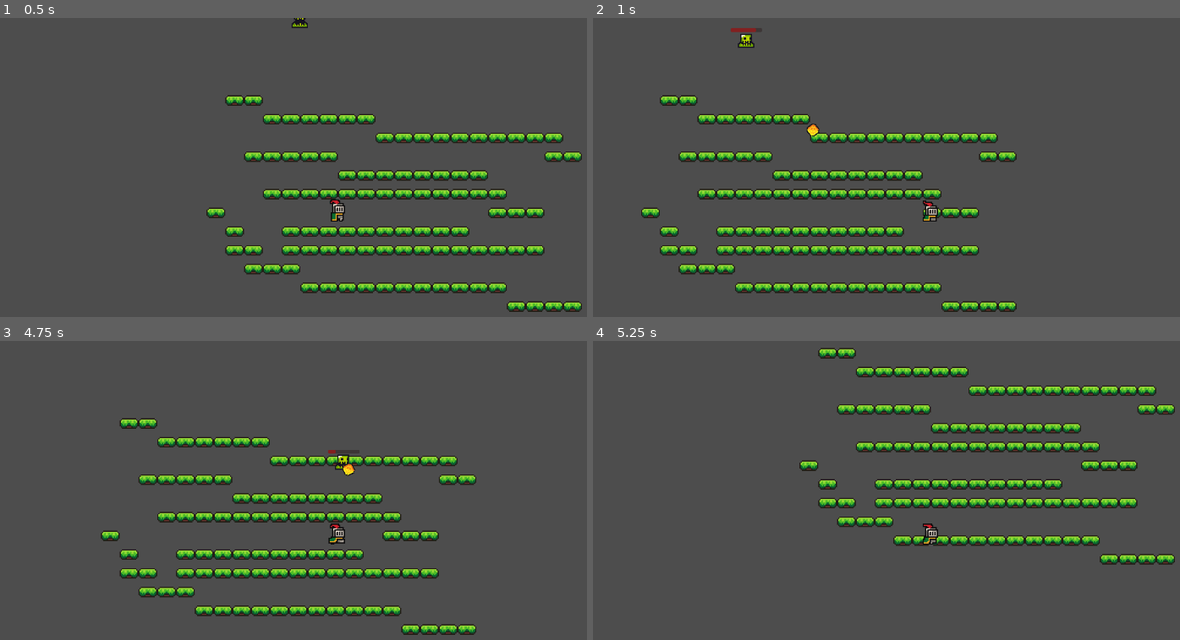
Above: before the commit, frames 1-4 (two rows, left to right).
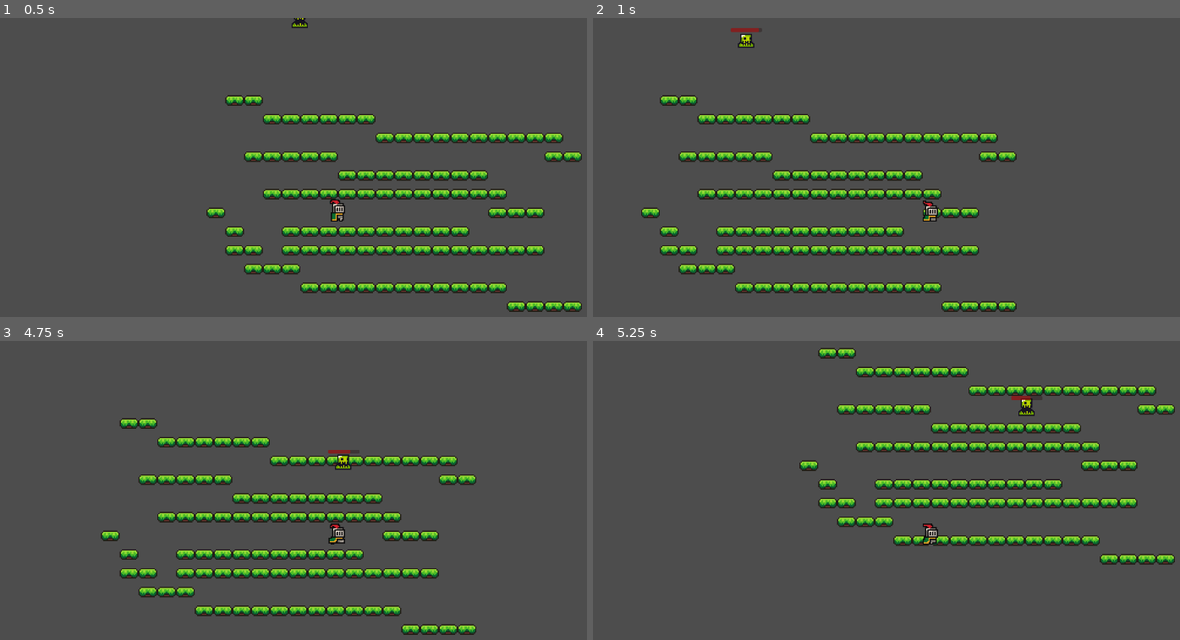
Above: after the commit, the same moments.

Repository: hinanep/touhou_LOO
Game: Godot game, scene res://scene/level_01.tscn
The game is run twice, just before and just after one commit, with the same random seed, the same clock (stepped at 60 frames per second) and the same inputs.
Inputs:
- Up to frame 1 (0.5 s): no input
- Up to frame 2 (1 s): hold Right (move_right) from 0.53 s (still down)
- Up to frame 3 (4.75 s): release Right (move_right) at 1.28 s; hold Down (move_down) 1.28-2.03 s; hold Right (move_right) 2.03-2.78 s; hold Up (move_up) 2.78-3.53 s; hold Left (move_left) from 3.53 s (still down)
- Up to frame 4 (5.25 s): release Left (move_left) at 5.03 s; hold Down (move_down) from 5.03 s (still down)

Frame 1 is identical in both runs. In frame 2, less than 0.1% of the frame differs, in the area x 27-39%, y 3-40%; in frame 3, less than 0.1%; in frame 4, 0.2%, in the area x 71-76%, y 18-26%.

Commit message:
完成计算公式部分，完成基本属性部分，优化敌人模版相关

Diff:
--- a/scene/enemys/enemy_base/enemy_base.gd
+++ b/scene/enemys/enemy_base/enemy_base.gd
@@ -3,10 +3,17 @@
 var max_hp = 200
 var hp = max_hp
 var speed = 40
-var basic_damage = 10
+var basic_melee_damage = 10
+var basic_bullet_damage = 10
+
 @onready var progress_bar = $ProgressBar
-@onready var damage_area = $damage_area
-@onready var attack_cd = $damage_area/attack_cd
+
+@onready var melee_damage_area = $melee_damage_area
+@onready var melee_attack_cd = $melee_damage_area/melee_attack_cd
+
+
+@onready var bullet_damage_area = $bullet_damage_area
+@onready var bullet_attack_cd = $bullet_damage_area/bullet_attack_cd
 
 func _ready():
 	pass
@@ -39,9 +46,7 @@
 #受伤
 func take_damage(damage):
 	hp -= damage
-
 	progress_bar.value = hp/max_hp * 100
-
 	if hp <= 0:
 		died()
 #似了
@@ -49,20 +54,39 @@
 	print("died")
 	queue_free()
 
-
-func damage_area_body_entered(body):
-	print("attack")
-	attack_cd.start()
-
-	player.take_damage(player_var.enemy_make_damage(basic_damage))
-	pass # Replace with function body.
+#弹幕攻击方法，待实例实现
+func bullet_attack():
+	pass
+#体术攻击方法，可覆盖
+func melee_attack(playernode):
+	player_var.player_take_melee_damage(player_var.enemy_make_damage(basic_melee_damage))
 
 
-func attack_cd_timeout():
-	print("attack")
-	var playerinrange = damage_area.get_overlapping_bodies()
+#体术攻击准备就绪，体术攻击敌人ready中调用
+func melee_battle_ready():
+	$melee_damage_area.body_entered.connect(melee_damage_area_body_entered)
+	$melee_damage_area/melee_attack_cd.timeout.connect(melee_attack_cd_timeout)
+#弹幕攻击准备就绪，弹幕攻击敌人ready中调用
+func bullet_battle_ready():
+	$bullet_damage_area.body_entered.connect(bullet_damage_area_body_entered)
+	$bullet_damage_area/bullet_attack_cd.timeout.connect(bullet_attack_cd_timeout)
+
+func melee_damage_area_body_entered(body):
+	melee_attack_cd.start()
+
+func bullet_damage_area_body_entered(body):
+	bullet_attack_cd.start()
+
+func melee_attack_cd_timeout():
+	var playerinrange = melee_damage_area.get_overlapping_bodies()
 	if playerinrange:
-		player.take_damage(player_var.enemy_make_damage(basic_damage))
+		melee_attack(player)
 	else:
-		attack_cd.stop()
-	pass # Replace with function body.
+		melee_attack_cd.stop()
+
+func bullet_attack_cd_timeout():
+	var playerinrange = bullet_damage_area.get_overlapping_bodies()
+	if playerinrange:
+		bullet_attack()
+	else:
+		bullet_attack_cd.stop()
--- a/scene/enemys/enemy_base/enemy_base.tscn
+++ b/scene/enemys/enemy_base/enemy_base.tscn
@@ -71,12 +71,16 @@
 value = 100.0
 show_percentage = false
 
-[node name="damage_area" type="Area2D" parent="."]
+[node name="melee_damage_area" type="Area2D" parent="."]
 
-[node name="CollisionShape2D" type="CollisionShape2D" parent="damage_area"]
+[node name="CollisionShape2D" type="CollisionShape2D" parent="melee_damage_area"]
 shape = SubResource("CircleShape2D_v8ilp")
 
-[node name="attack_cd" type="Timer" parent="damage_area"]
+[node name="melee_attack_cd" type="Timer" parent="melee_damage_area"]
 
-[connection signal="body_entered" from="damage_area" to="." method="_on_damage_area_body_entered"]
-[connection signal="timeout" from="damage_area/attack_cd" to="." method="_on_attack_cd_timeout"]
+[node name="bullet_damage_area" type="Area2D" parent="."]
+
+[node name="CollisionShape2D" type="CollisionShape2D" parent="bullet_damage_area"]
+shape = SubResource("CircleShape2D_v8ilp")
+
+[node name="bullet_attack_cd" type="Timer" parent="bullet_damage_area"]
--- a/scene/enemys/slime/slime.gd
+++ b/scene/enemys/slime/slime.gd
@@ -4,19 +4,22 @@
 	max_hp = 100
 	hp = max_hp
 	speed = 40
-	basic_damage = 10
-	pass
+	basic_melee_damage = 10
+	basic_bullet_damage = 10
+
+	#启用体术攻击，默认攻击范围圆形
+	melee_battle_ready()
+
+	#启用弹幕攻击，需设置弹幕攻击方式
+	#bullet_battle_ready()
+
 func _physics_process(delta):
 	move_to_player()
 
+#弹幕攻击方法，待实例实现
+func bullet_attack():
+	pass
 
-
-#信号需要在每种敌人中重新连接
-func _on_damage_area_body_entered(body):
-	damage_area_body_entered(body)
-	pass # Replace with function body.
-
-#信号需要在每种敌人中重新连接
-func _on_attack_cd_timeout():
-	attack_cd_timeout()
-	pass # Replace with function body.
+#体术攻击方法，可重新实现
+#func melee_attack(playernode):
+#	playernode.take_damage(player_var.enemy_make_damage(basic_melee_damage))
--- a/scene/enemys/slime/slime.tscn
+++ b/scene/enemys/slime/slime.tscn
@@ -71,12 +71,16 @@
 value = 100.0
 show_percentage = false
 
-[node name="damage_area" type="Area2D" parent="."]
+[node name="melee_damage_area" type="Area2D" parent="."]
 
-[node name="CollisionShape2D" type="CollisionShape2D" parent="damage_area"]
-shape = SubResource("CircleShape2D_8lbc0")
+[node name="CollisionShape2D" type="CollisionShape2D" parent="melee_damage_area"]
+shape = SubResource("CircleShape2D_shwxr")
 
-[node name="attack_cd" type="Timer" parent="damage_area"]
+[node name="melee_attack_cd" type="Timer" parent="melee_damage_area"]
 
-[connection signal="body_entered" from="damage_area" to="." method="_on_damage_area_body_entered"]
-[connection signal="timeout" from="damage_area/attack_cd" to="." method="_on_attack_cd_timeout"]
+[node name="bullet_damage_area" type="Area2D" parent="."]
+
+[node name="CollisionShape2D" type="CollisionShape2D" parent="bullet_damage_area"]
+shape = SubResource("CircleShape2D_shwxr")
+
+[node name="bullet_attack_cd" type="Timer" parent="bullet_damage_area"]
--- a/script/player.gd
+++ b/script/player.gd
@@ -19,6 +19,7 @@
 		pass
 
 func take_damage(damage):
+
 	health -= damage
 	print("health=")
 	print(health)
--- a/script/player_var.gd
+++ b/script/player_var.gd
@@ -1,13 +1,37 @@
 extends Node
 
-var player_hp = 200
+var player_melee_damage_ratio = 1.0#- 体术伤害倍率：影响体术类技能的伤害
+var player_ranged_damage_ratio = 1.0#- 弹幕伤害倍率：影响弹幕类技能的伤害
+var bullet_speed_ratio = 1.0 #子弹速度比率
+var keep_time = 1.0 #持续时间#
+var range_add_ratio = 1.0 #攻击范围
+var bullet_times = 1 #弹幕发射数量
+var melee_times = 1 # 体术攻击次数
+var colddown_reduce = 0.0#冷却缩减
+
+var player_hp = 200.0 #生命上限
+var player_hp_regen = 0.0 #每秒生命回复
+var lifesteal = 0.0 #吸血：造成伤害时回复伤害量与吸血相乘的生命值
 var player_speed = 300.0 #移动速度
-var colddown_reduce = 0.2#冷却缩减
-var damageRatio = 2.0	#玩家造成伤害比率
-var bullet_speed_ratio = 1 #子弹速度比率
-var range_add_ratio = 1.5 #攻击范围增加？
+var player_life_addi = 0 #- 残机：血量耗尽后游戏结束，但如果还有残机的话可以消耗一残机满血继续
+var defence_melee = 0.0 #- 体术防御：受到敌人碰撞伤害（能直接被玩家击破的东西接触玩家时的伤害）时获得与体术防御相关的减免
+var defence_bullet = 0.0 #- 弹幕防御：受到敌人弹幕伤害时获得与弹幕防御相关的减免
+var invincible_time = 0.5 #- 受伤后无敌时间：受到伤害后的无敌时间
+
+var range_pick = 30#- 拾取范围：拾取记忆碎片的最大距离
+var luck = 1.0 #- 幸运：影响各种与概率相关的东西
+var experience_ratio = 1.0 #- 经验倍率：影响每一记忆碎片增加多少经验
+var point_ratio = 1.0#- 得点倍率：影响每一记忆碎片增加多少分数
+var power_ratio = 1.0#- 符力倍率：影响每一记忆碎片增加多少符力
+var change_times = 2#- 刷新排除次数：增加刷新与排除的次数。前者可刷新升级时可选的记忆结晶，后者可使选择的记忆结晶在本局游戏剩余时间内不再出现
+var curse = 1.0 #- 诅咒：增加敌人的各属性和刷新率
+var power_max = 100#- 符力上限：可存储的最大符力
+
+#待移除？
+var damageRatio = 1.0	#玩家造成伤害比率，全局增加
 var critical_rate = 0.25 #暴击率
 var critical_damage = 2 #暴击伤害比率
+
 
 #玩家造成伤害公式
 func player_make_damage(basic_damage):
@@ -15,6 +39,16 @@
 	#	return basic_damage * damageRatio * critical_damage
 	#else:
 		return basic_damage * damageRatio
+
 #敌人造成伤害公式
 func enemy_make_damage(basic_damage):
 	return basic_damage
+
+@onready var player= get_tree().get_first_node_in_group("player")
+#玩家受到伤害公式
+func player_take_melee_damage(damage):
+	player.take_damage(damage * defence_melee / (10 + defence_melee))
+
+
+func player_take_bullet_damage(damage):
+	player.take_damage(damage * defence_bullet / (10 + defence_bullet))
Not shown, changed: export_presets.cfg
Not shown: 1 places in scene/enemys/slime/slime.tscn that only renumber resources
